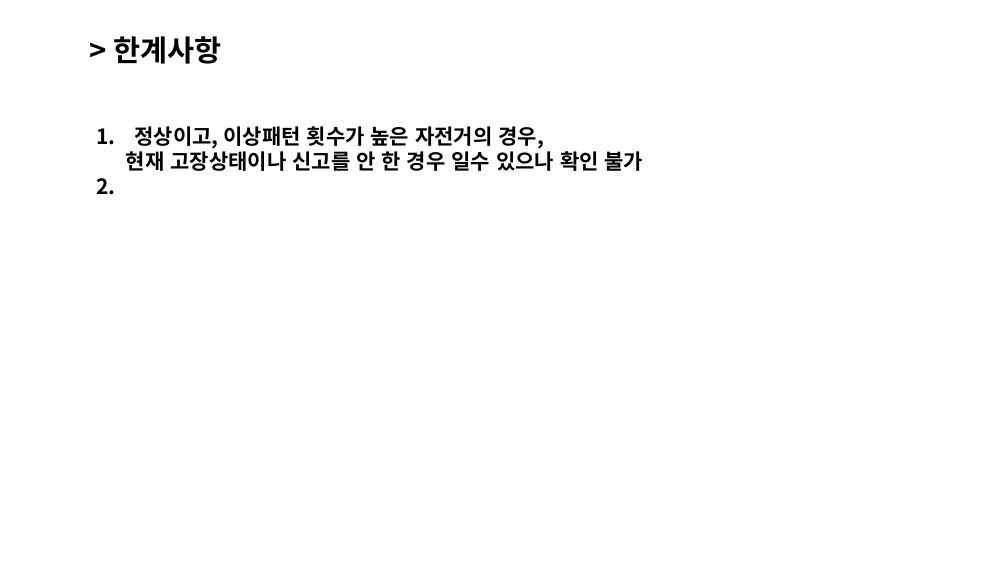
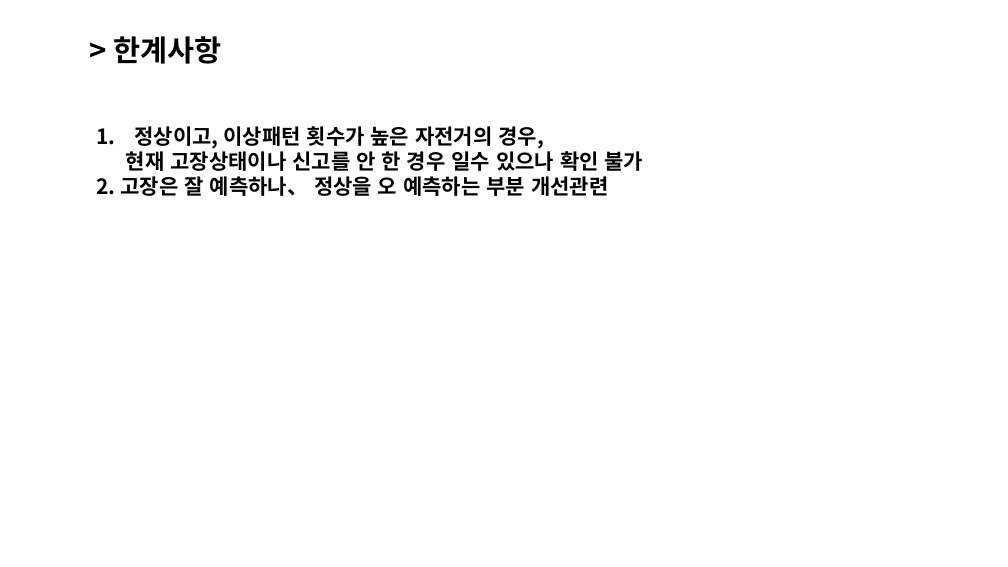
Before and after one commit to YawnsDuzin/Ekfmddl, a slide deck: slide 23 of Source_두진/_DATA_EDA/_고장자전거_대여패턴예측/고장자전거_대여패턴예측 정리_20241108.pptx. Drawn at 1008x567 pixels with LibreOffice and Linux fonts; fonts in the diff are those of the drawing. Boxes give left, top, right and bottom in pixels: in the first picture for what was removed or moved away, otherwise in the second. Text is boxed around its words. In the diff, an @@ line names an element or a change of style, - is before the commit and + after.

Commit message:
202411101406_따릉이 고장예측 모델링 추가 테스트

```diff
--- a/Source_두진/_DATA_EDA/_고장자전거_대여패턴예측/고장자전거_대여패턴예측 정리_20241108.pptx
+++ b/Source_두진/_DATA_EDA/_고장자전거_대여패턴예측/고장자전거_대여패턴예측 정리_20241108.pptx
@@ text at <box>97,173,608,199</box>: text changed @@
-2.
+2. 고장은 잘 예측하나、 정상을 오 예측하는 부분 개선관련
```
Also in this commit, not shown: 3 other files.
